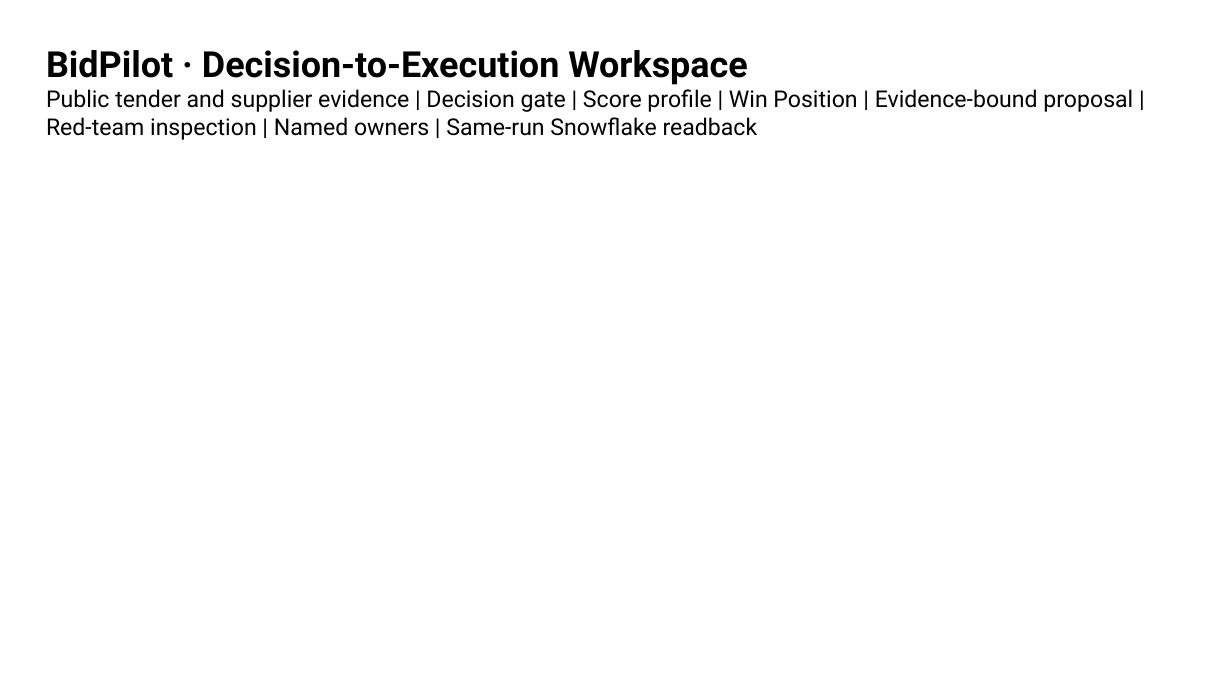
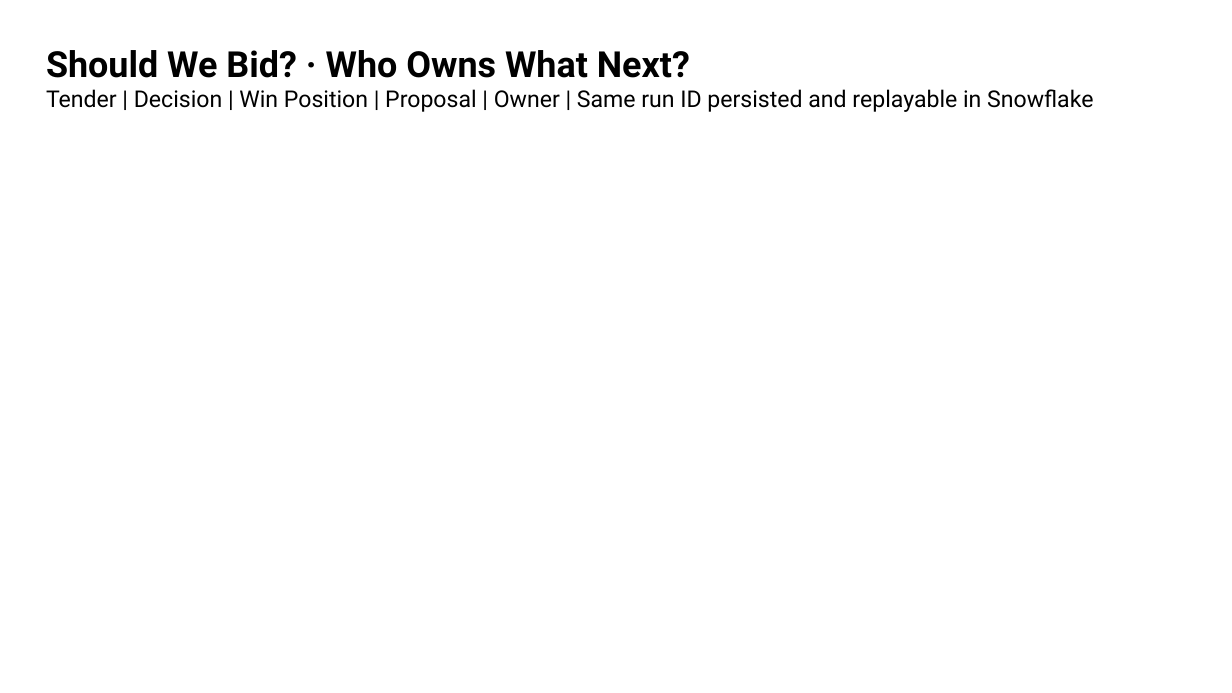
Before and after one commit to sergiobuilds/bidpilot, a slide deck: slide 8 of dev/active/grand-finale-pitch-20260903/deck.pptx (slide 5 before the commit). Drawn at 1232x693 pixels with LibreOffice and Linux fonts; fonts in the diff are those of the drawing; background and template pictures are left out. Boxes give left, top, right and bottom in pixels: in the first picture for what was removed or moved away, otherwise in the second. Text is boxed around its words. In the diff, an @@ line names an element or a change of style, - is before the commit and + after.

```diff
--- a/dev/active/grand-finale-pitch-20260903/deck.pptx
+++ b/dev/active/grand-finale-pitch-20260903/deck.pptx
@@ text at [46, 50, 1093, 112]: text changed @@
-BidPilot · Decision-to-Execution Workspace
-Public tender and supplier evidence | Decision gate | Score profile | Win Position | Evidence-bound proposal | Red-team inspection | Named owners | Same-run Snowflake readback
+Should We Bid? · Who Owns What Next?
+Tender | Decision | Win Position | Proposal | Owner | Same run ID persisted and replayable in Snowflake
```
Also in this commit, not shown: 5 other slides changed, 3 slides added, 38 other files.
